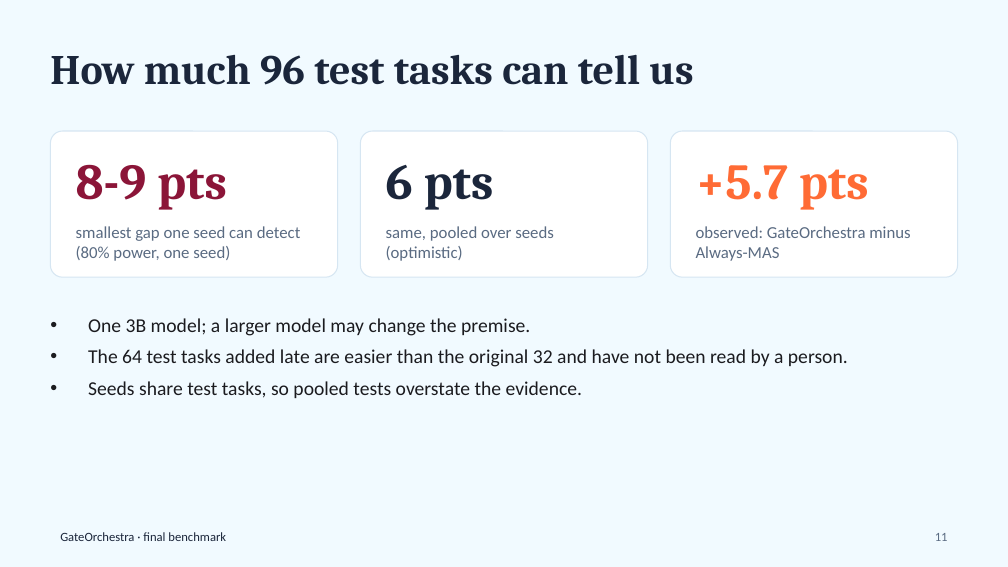
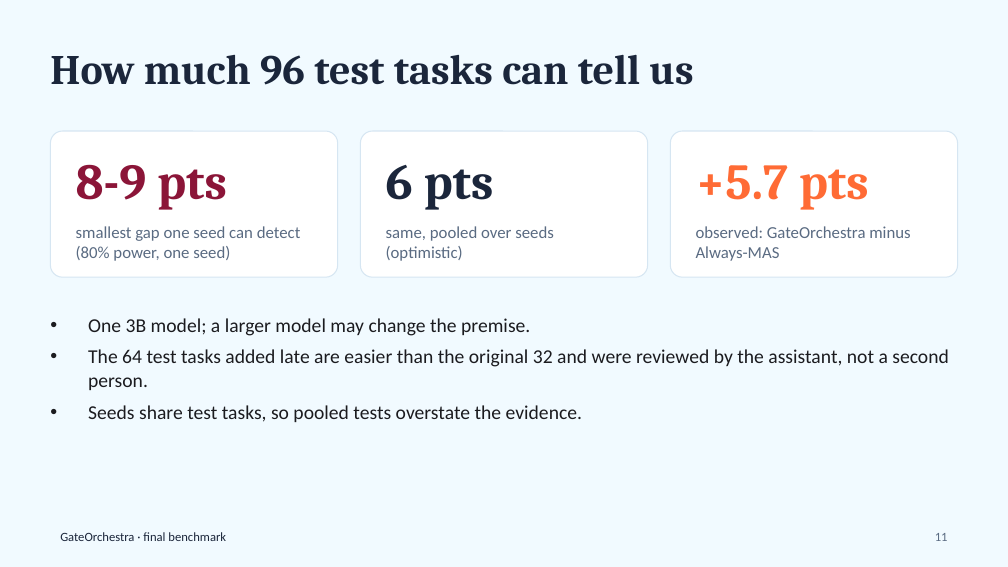
Before and after one commit to FarhanAaqil/GateOrchestra, a slide deck: slide 11 of reports/deck/GateOrchestra_final.pptx. Drawn at 1008x567 pixels with LibreOffice and Linux fonts; fonts in the diff are those of the drawing. Boxes give left, top, right and bottom in pixels: in the first picture for what was removed or moved away, otherwise in the second. Text is boxed around its words. In the diff, an @@ line names an element or a change of style, - is before the commit and + after.

```diff
--- a/reports/deck/GateOrchestra_final.pptx
+++ b/reports/deck/GateOrchestra_final.pptx
@@ text at <box>88,349,949,390</box>: text changed @@
-• The 64 test tasks added late are easier than the original 32 and have not been read by a person.
+• The 64 test tasks added late are easier than the original 32 and were reviewed by the assistant, not a second person.
```
Also in this commit, not shown: 7 other files.
